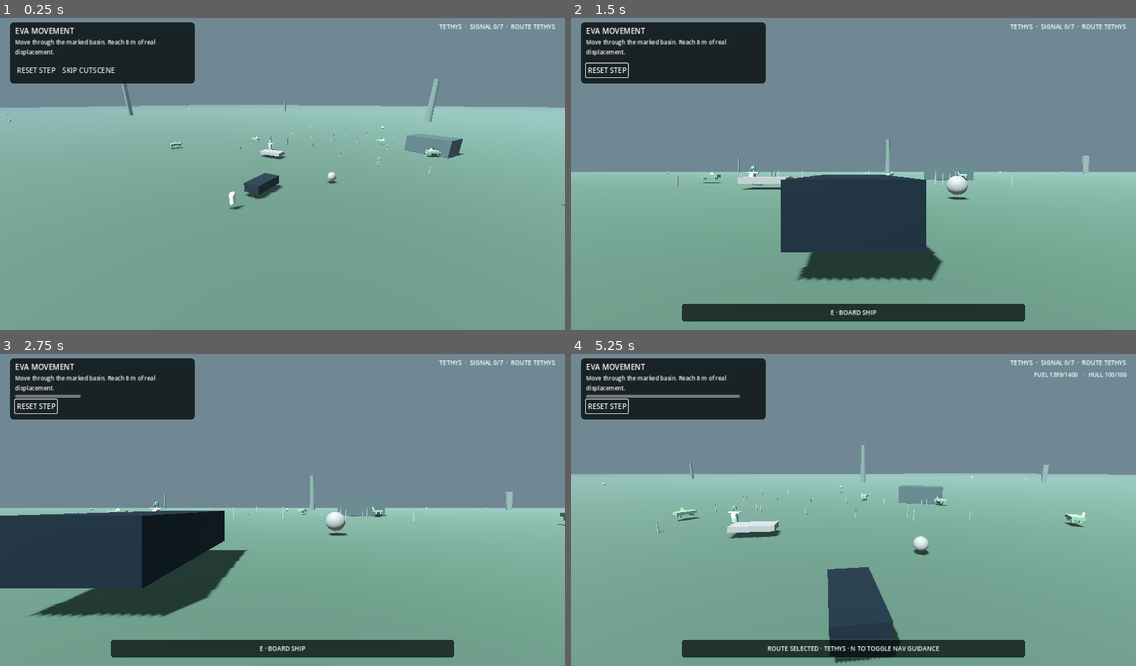
Above: before the commit, frames 1-4 (two rows, left to right).
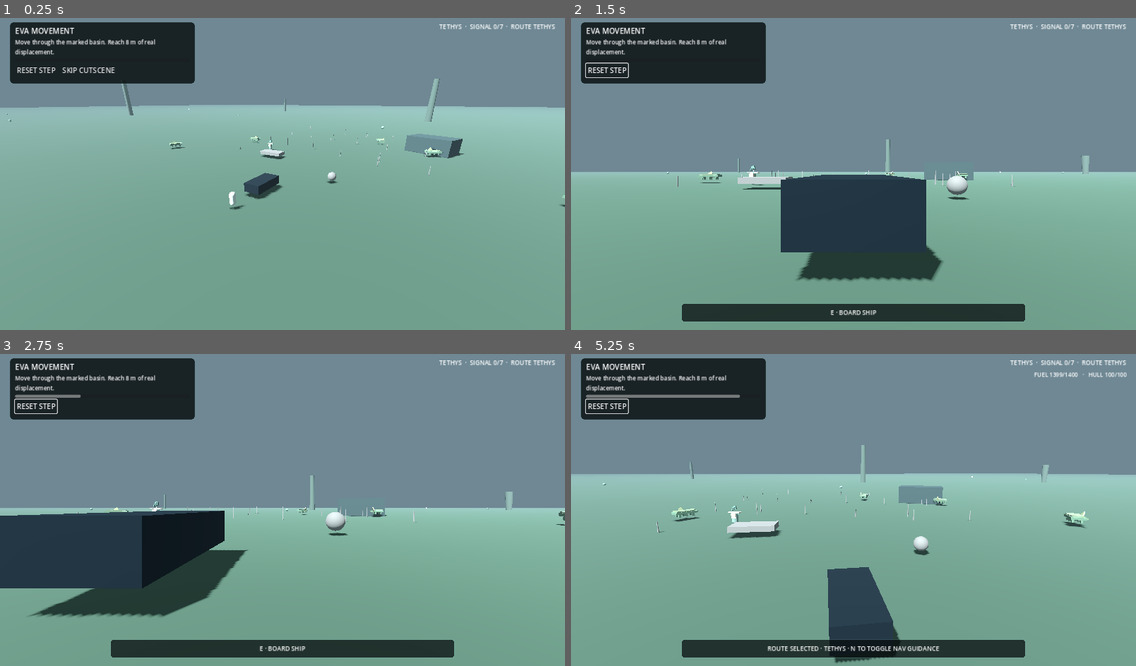
Above: after the commit, the same moments.

Repository: Islandyout/pale-signal
Game: Godot game, scene res://scenes/main.tscn
Same seed, same stepped clock (60 frames per second), same inputs: the game is played once before the commit and once after it.
Inputs (mouse positions are in pixels of both pictures, inside the frame that each line leads up to):
- Up to frame 1 (0.25 s): no input
- Up to frame 2 (1.5 s): click "SKIP CUTSCENE" at 0.5 s; click "RESET STEP" at 1.25 s
- Up to frame 3 (2.75 s): move the mouse to (406, 491) at 2.02 s; hold D (move_right) from 2.03 s (still down); hold F (scan) from 2.03 s (still down); click (406, 491) at 2.17 s
- Up to frame 4 (5.25 s): move the mouse to (825, 510) at 2.77 s; release D (move_right) at 2.78 s; release F (scan) at 2.78 s; hold W (move_forward) from 2.78 s (still down); tap U (fabricator) at 2.85 s; tap F (scan) at 3.05, 4.55 s; move the mouse to (864, 500) at 3.52 s; hold F (scan) 3.53-4.28 s; tap E (interact) at 3.6 s; move the mouse to (847, 513) at 4.27 s; tap N (nav_toggle) at 4.35 s; click (847, 513) at 4.42 s; move the mouse to (893, 510) at 5.02 s; hold F (scan) from 5.03 s (still down); tap Tab (route_next) at 5.1 s

The runs differ from the first frame. In frame 1, less than 0.1% of the frame differs, in the area x 30-100%, y 37-61%; in frame 2, less than 0.1%; in frame 3, less than 0.1%; in frame 4, 0.2%, in the area x 17-92%, y 44-56%.

Commit message:
Give Flat Grazers a distinct production silhouette

Diff:
--- a/reboot/scripts/wildlife_system.gd
+++ b/reboot/scripts/wildlife_system.gd
@@ -64,42 +64,108 @@
 		})
 
 func _make_flat_grazer_fallback(index: int) -> Node3D:
+	# The Flat Grazer is intentionally authored from inexpensive primitives rather
+	# than presented as a stock quadruped. Its silhouette language is a low armored
+	# browsing disk, six weight-bearing stilts, a forward grazing rake and a lateral
+	# sensory sail. This remains cheap enough for mobile while establishing species
+	# identity that can later wrap a verified GLB source without changing gameplay.
 	var root := Node3D.new()
-	var body := MeshInstance3D.new()
-	var body_mesh := BoxMesh.new()
-	body_mesh.size = Vector3(2.2, 0.34, 1.15)
-	var body_mat := StandardMaterial3D.new()
-	body_mat.albedo_color = Color("#6d8f78").lightened(float(index % 3) * 0.035)
-	body_mat.roughness = 0.92
-	body_mesh.material = body_mat
-	body.mesh = body_mesh
-	body.position.y = 0.38
-	root.add_child(body)
-
-	# A low asymmetric sensory fan gives the fallback a distinct silhouette
-	# instead of presenting a stock animal primitive as final identity.
-	var fan := MeshInstance3D.new()
-	var fan_mesh := PrismMesh.new()
-	fan_mesh.size = Vector3(0.95, 0.7, 0.16)
+	root.name = "FlatGrazerIdentity"
+
+	var hide_mat := StandardMaterial3D.new()
+	hide_mat.albedo_color = Color("#6d8f78").lightened(float(index % 3) * 0.035)
+	hide_mat.roughness = 0.92
+
+	var shell_mat := StandardMaterial3D.new()
+	shell_mat.albedo_color = Color("#7e9377").lightened(float(index % 2) * 0.025)
+	shell_mat.roughness = 0.86
+
 	var fan_mat := StandardMaterial3D.new()
 	fan_mat.albedo_color = Color("#a8b58b")
 	fan_mat.roughness = 0.74
+
+	var sense_mat := StandardMaterial3D.new()
+	sense_mat.albedo_color = Color("#9fd2bd")
+	sense_mat.emission_enabled = true
+	sense_mat.emission = Color("#386f62")
+	sense_mat.emission_energy_multiplier = 0.55
+	sense_mat.roughness = 0.62
+
+	var body := MeshInstance3D.new()
+	body.name = "BrowsingDisk"
+	var body_mesh := BoxMesh.new()
+	body_mesh.size = Vector3(2.45, 0.28, 1.28)
+	body_mesh.material = hide_mat
+	body.mesh = body_mesh
+	body.position.y = 0.40
+	root.add_child(body)
+
+	# Overlapping dorsal plates make the animal read as a naturally armored,
+	# ground-hugging browser instead of a rectangular placeholder.
+	for plate_index in range(3):
+		var plate := MeshInstance3D.new()
+		plate.name = "DorsalPlate%02d" % (plate_index + 1)
+		var plate_mesh := BoxMesh.new()
+		plate_mesh.size = Vector3(0.72, 0.12, 1.18 - float(plate_index) * 0.08)
+		plate_mesh.material = shell_mat
+		plate.mesh = plate_mesh
+		plate.position = Vector3(-0.72 + float(plate_index) * 0.72, 0.59 + absf(float(plate_index) - 1.0) * 0.02, 0.0)
+		plate.rotation_degrees.z = -4.0 + float(plate_index) * 4.0
+		root.add_child(plate)
+
+	# The offset sensory sail is the species' most readable non-terrestrial cue.
+	var fan := MeshInstance3D.new()
+	fan.name = "LateralSensorySail"
+	var fan_mesh := PrismMesh.new()
+	fan_mesh.size = Vector3(1.05, 0.76, 0.14)
 	fan_mesh.material = fan_mat
 	fan.mesh = fan_mesh
-	fan.position = Vector3(0.0, 0.67, -0.62)
-	fan.rotation_degrees.x = -18.0
+	fan.position = Vector3(-0.18, 0.72, -0.67)
+	fan.rotation_degrees = Vector3(-18.0, 0.0, -8.0)
 	root.add_child(fan)
 
-	for leg_index in range(4):
+	# Three forward rake teeth imply a scraping/grazing niche and give the head end
+	# a functional read without adding a conventional face.
+	for tooth_index in range(3):
+		var tooth := MeshInstance3D.new()
+		tooth.name = "GrazingRake%02d" % (tooth_index + 1)
+		var tooth_mesh := BoxMesh.new()
+		tooth_mesh.size = Vector3(0.14, 0.13, 0.52)
+		tooth_mesh.material = shell_mat
+		tooth.mesh = tooth_mesh
+		tooth.position = Vector3(-0.32 + float(tooth_index) * 0.32, 0.29, -0.78)
+		tooth.rotation_degrees.x = 13.0
+		root.add_child(tooth)
+
+	# Six short stilts keep the body unusually close to the terrain and distinguish
+	# locomotion from a stock four-legged animal while retaining simple animation.
+	for leg_index in range(6):
 		var leg := MeshInstance3D.new()
+		leg.name = "StiltLeg%02d" % (leg_index + 1)
 		var leg_mesh := BoxMesh.new()
-		leg_mesh.size = Vector3(0.22, 0.42, 0.22)
-		leg_mesh.material = body_mat
+		leg_mesh.size = Vector3(0.18, 0.42, 0.18)
+		leg_mesh.material = hide_mat
 		leg.mesh = leg_mesh
-		var x := -0.72 if leg_index < 2 else 0.72
-		var z := -0.34 if leg_index % 2 == 0 else 0.34
-		leg.position = Vector3(x, 0.08, z)
+		var column := leg_index / 2
+		var x := -0.78 + float(column) * 0.78
+		var z := -0.38 if leg_index % 2 == 0 else 0.38
+		leg.position = Vector3(x, 0.09, z)
+		leg.rotation_degrees.z = -6.0 + float(column) * 6.0
 		root.add_child(leg)
+
+	# Restrained paired sensory nodes provide a scanner-visible focal detail without
+	# turning the animal into a glowing effect source.
+	for side in [-1.0, 1.0]:
+		var sensor := MeshInstance3D.new()
+		sensor.name = "FieldSensorL" if side < 0.0 else "FieldSensorR"
+		var sensor_mesh := SphereMesh.new()
+		sensor_mesh.radius = 0.07
+		sensor_mesh.height = 0.14
+		sensor_mesh.material = sense_mat
+		sensor.mesh = sensor_mesh
+		sensor.position = Vector3(0.94, 0.49, 0.36 * side)
+		root.add_child(sensor)
+
 	return root
 
 func alert_level_for_neighbor(distance: float, neighbor_fear: float) -> float:
